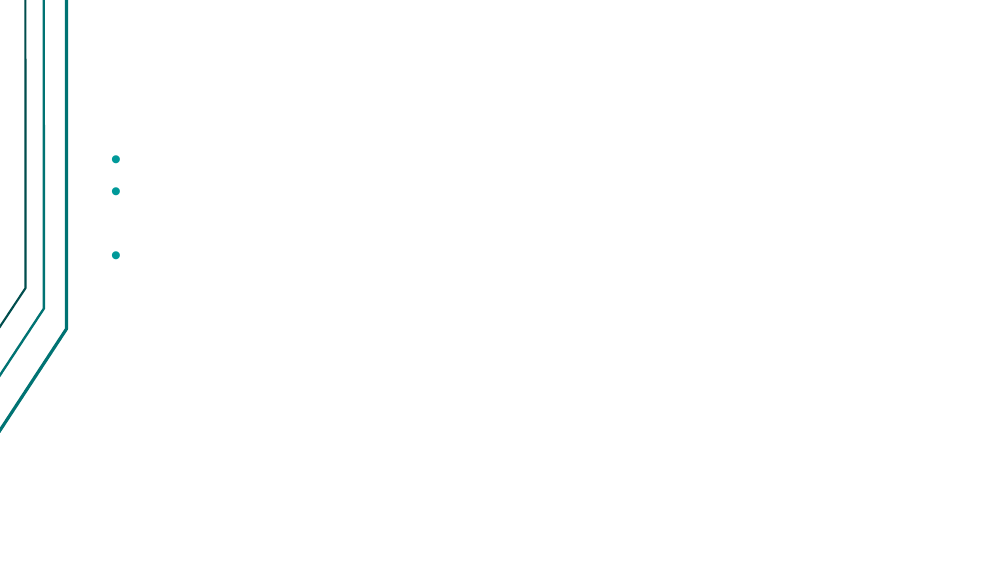
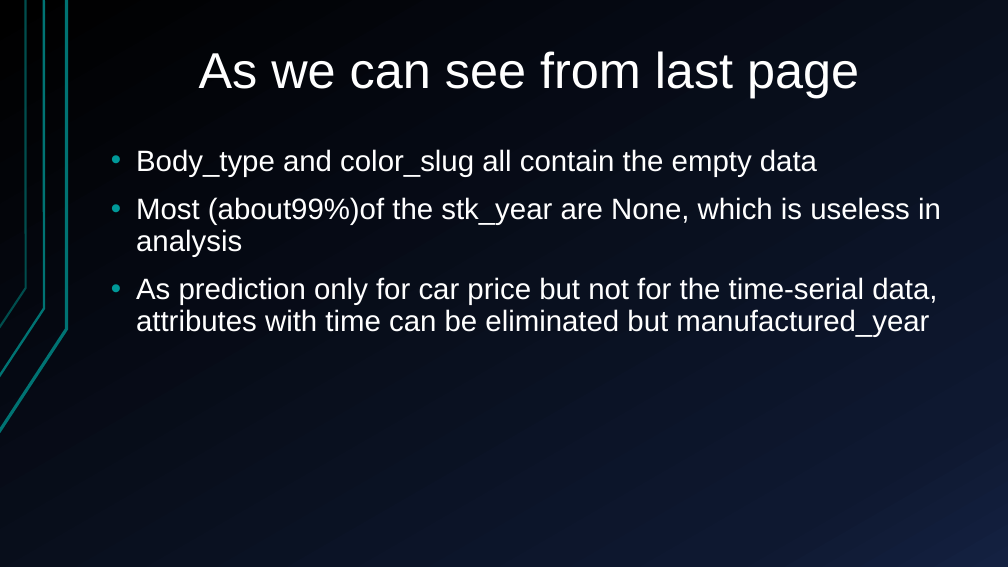
Before and after one commit to Alfons0329/Machine_Learning_Fall_2017, a slide deck: slide 6 of Final_proj/Presentation.pptx (slide 5 before the commit). Drawn at 1008x567 pixels with LibreOffice and Linux fonts; fonts in the diff are those of the drawing. Boxes give left, top, right and bottom in pixels: in the first picture for what was removed or moved away, otherwise in the second. Text is boxed around its words. In the diff, an @@ line names an element or a change of style, - is before the commit and + after.

```diff
--- a/Final_proj/Presentation.pptx
+++ b/Final_proj/Presentation.pptx
@@ background #FFFFFF to gradient #000000 to #0F1931 to #142242 @@
@@ freeform shape at <box>0,0,67,433</box>: outline redrawn @@
@@ freeform shape at <box>0,0,44,377</box>: outline #007373 2.24 pt to #007373 2.25 pt @@
@@ freeform shape at <box>0,0,26,328</box>: outline #004D4D 2 pt to #007373 2 pt @@
@@ title added at <box>199,51,859,98</box>, 48 pt, text #FFFFFF @@
+As we can see from last page
@@ text added at <box>136,149,941,337</box>, 28 pt, text #FFFFFF @@
+• Body_type and color_slug all contain the empty data
+• Most (about99%)of the stk_year are None, which is useless in analysis
+• As prediction only for car price but not for the time-serial data, attributes with time can be eliminated but manufactured_year
```
Also in this commit, not shown: 10 other slides changed, 3 slides added, 1 slide removed.
